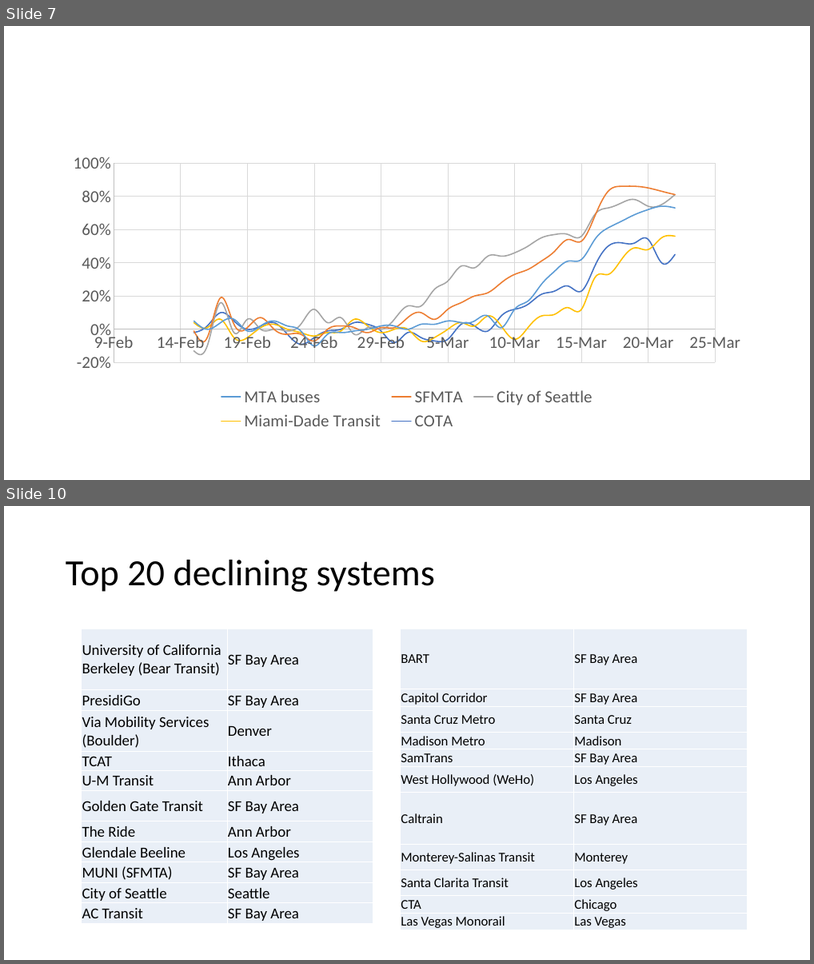
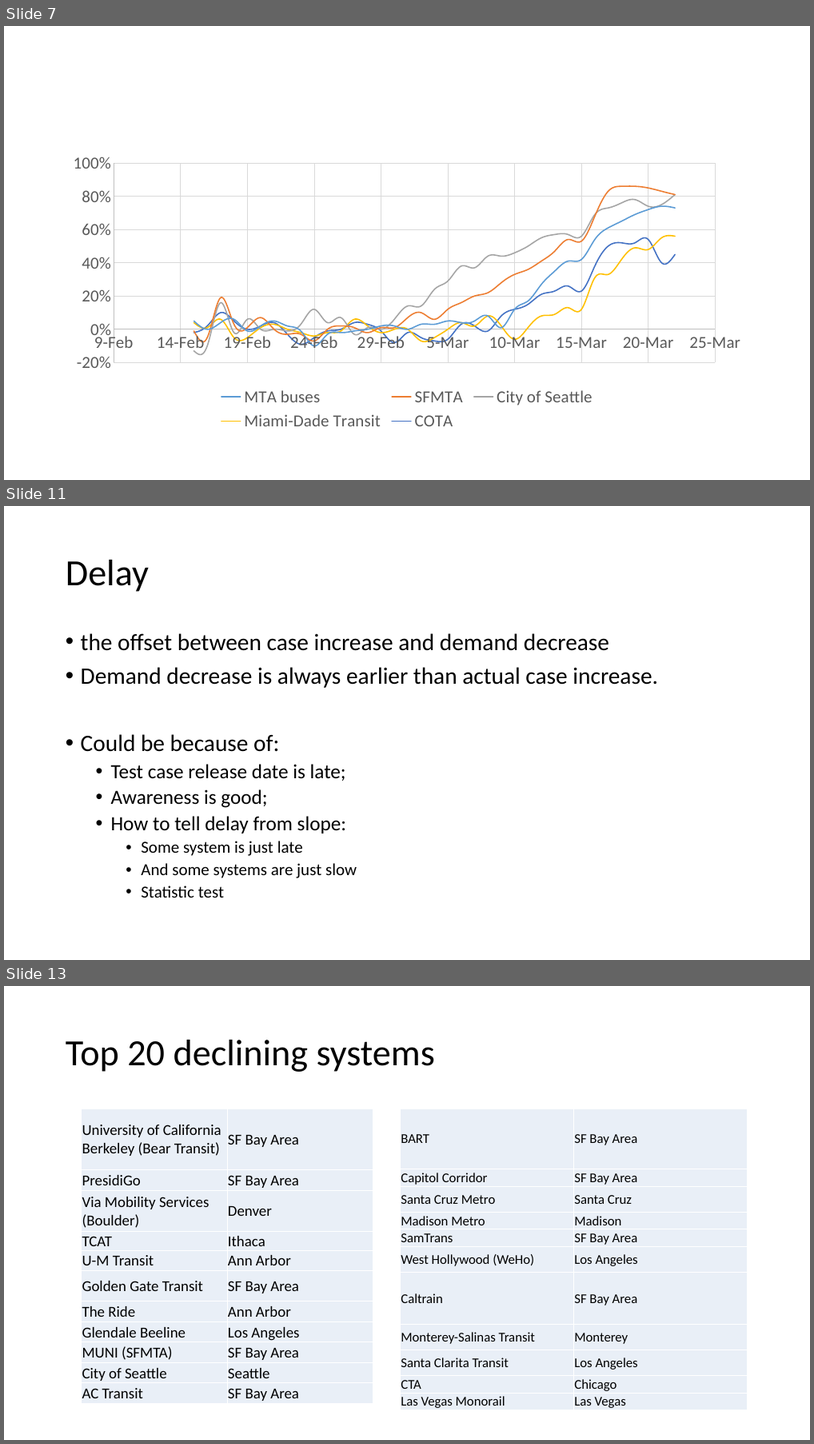
Before and after one commit to luyuliu/COVID-Transit-Demand, a slide deck: doc/pre_results.pptx. Shown one above the other, each under a label of ours: slides 7 and 10 before the commit, slides 7, 11 and 13 after it; the slides between them are not shown. The pictures are 814x964 and 814x1444 pixels, drawn with LibreOffice and Linux fonts; fonts in the diff are those of the drawing. Boxes give left, top, right and bottom in pixels: in the first picture for what was removed or moved away, otherwise in the second. Text is boxed around its words. In the diff, an @@ line names an element or a change of style, - is before the commit and + after.

```diff
--- a/doc/pre_results.pptx
+++ b/doc/pre_results.pptx
@@ slide 11 added at box(4, 506, 810, 960), background #FFFFFF @@
@@ title added at box(66, 560, 149, 592), 44 pt, text #000000 @@
+Delay
@@ text added at box(81, 633, 658, 897), 28 pt, text #000000 @@
+• the offset between case increase and demand decrease
+• Demand decrease is always earlier than actual case increase.
+• Could be because of:
+  • Test case release date is late;
+  • Awareness is good;
+  • How to tell delay from slope:
+    • Some system is just late
+    • And some systems are just slow
+    • Statistic test
@@ what was slide 10 is now slide 13 @@
```
Also in this commit, not shown: 7 slides changed, 4 other slides added, 1 slide removed.
